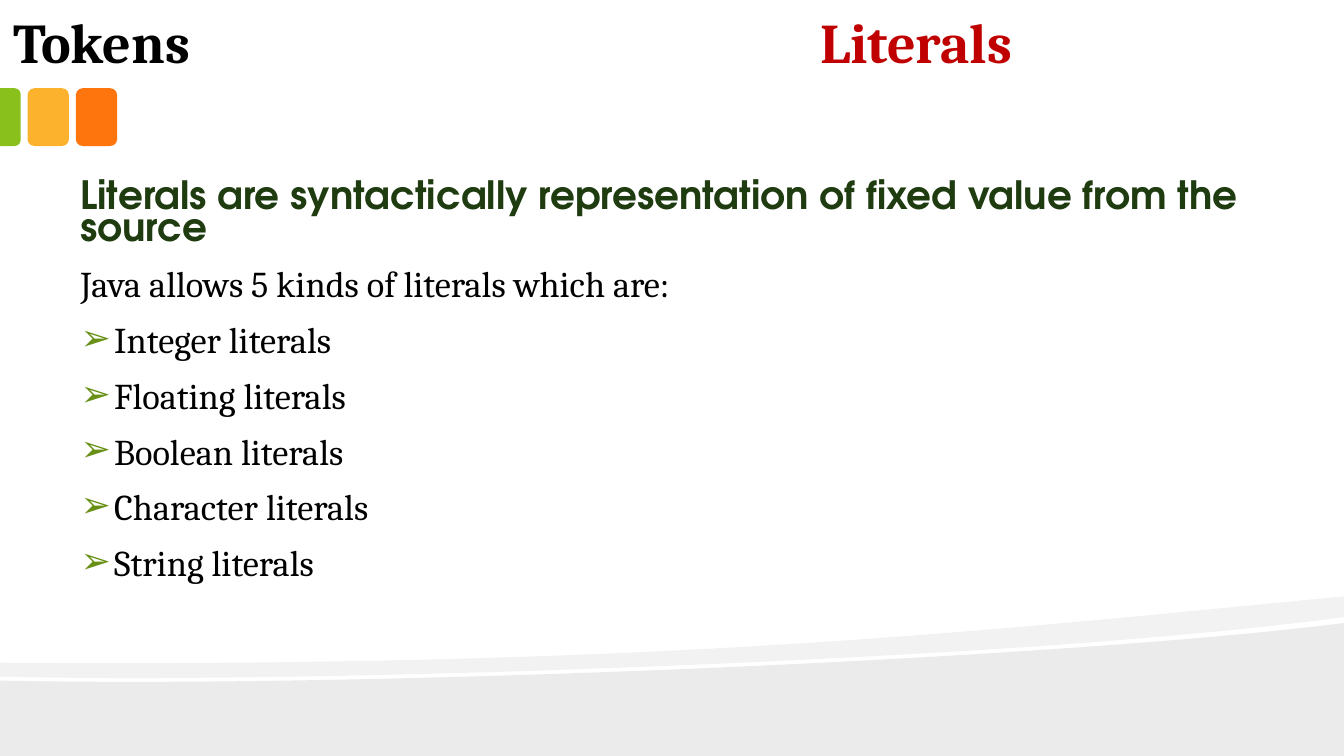
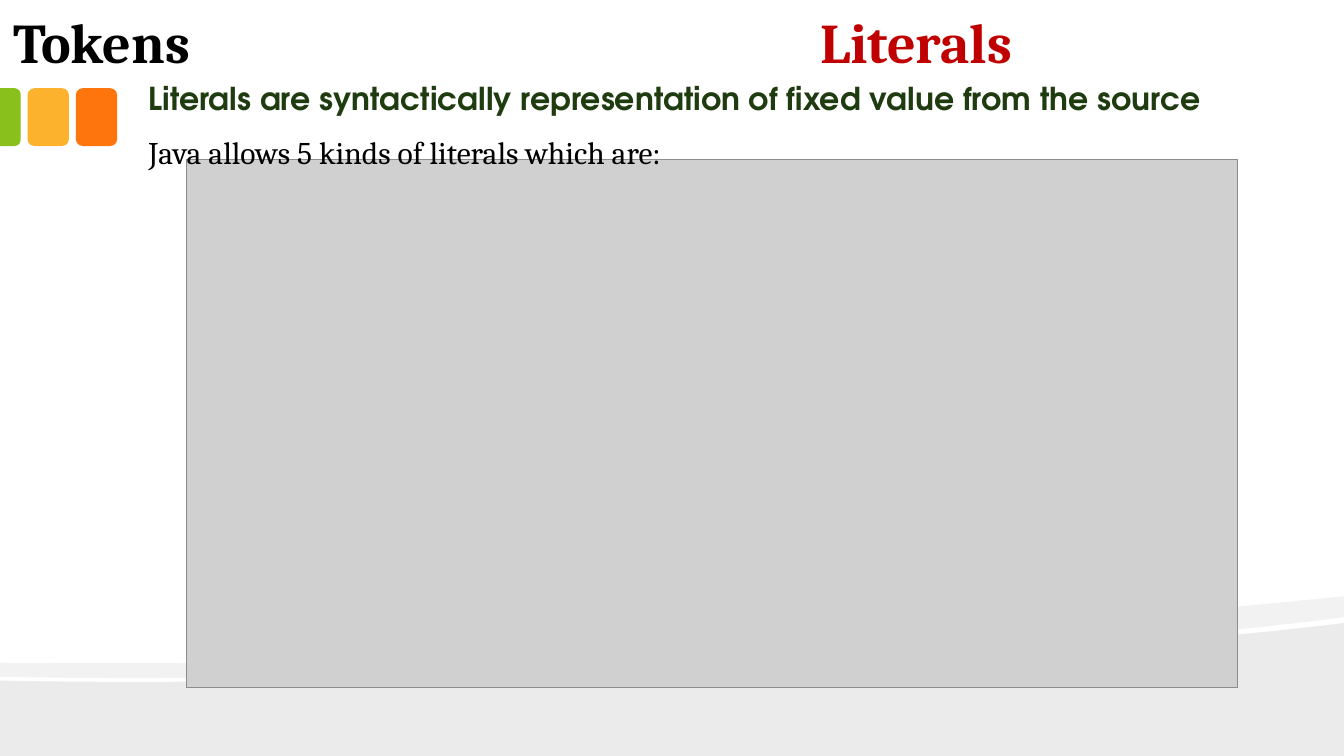
Before and after one commit to anirudhagaikwad/Java_Programming, a slide deck: slide 8 of Java_PPT/#2_Tokens.pptx. Drawn at 1344x756 pixels with LibreOffice and Linux fonts; fonts in the diff are those of the drawing; grey boxes stand for pictures. Boxes give left, top, right and bottom in pixels: in the first picture for what was removed or moved away, otherwise in the second. Text is boxed around its words. In the diff, an @@ line names an element or a change of style, - is before the commit and + after.

```diff
--- a/Java_PPT/#2_Tokens.pptx
+++ b/Java_PPT/#2_Tokens.pptx
@@ text "Literals are syntactically representation of ...": place and size @@
-text "Literals are syntactically representation of ..." at <box>81,179,1238,584</box>
+text "Literals are syntactically representation of ..." at <box>149,85,1201,171</box>
@@ text "Literals are syntactically representation of ..." at <box>149,85,1201,171</box>: size 27.8 to 22.5 pt in "Literals are syntactically representation of fixed value ..."; size 25.9 to 22.5 pt in "Java allows 5 kinds of literals which ..."; line spacing 0.7 to 0.75 @@
@@ picture added at <box>187,159,1238,688</box> @@
@@ text at <box>114,327,368,584</box>: paragraphs removed @@
-➢ Integer literals
-➢ Floating literals
-➢ Boolean literals
-➢ Character literals
-➢ String literals
```
Also in this commit, not shown: 3 other slides changed, 8 slides added, 26 other files.
